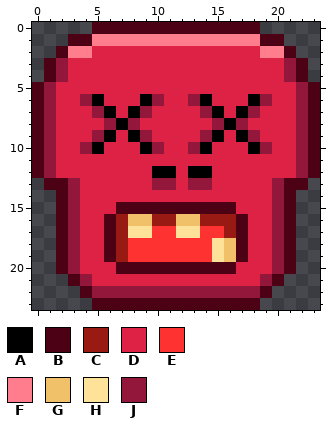
Pixel-art sprite -- assets/images/game/characters/trofey/TrophyRed_mini.png. This is how it looked before the edit.
The file is 24x24 pixels.
Palette (. is transparent): A #000000  B #4d0114  C #991a13  D #de2245  E #ff3232  F #ff7d8c  G #f1c169  H #ffe29a  J #93173b
Pixels before, first column x 0:
 0 .....BBBBBBBBBBBBBB.....
 1 ...BBFFFFFFFFFFFFFFBB...
 2 ..BFFDDDDDDDDDDDDDDFFB..
 3 .BJDDDDDDDDDDDDDDDDDDJB.
 4 .BJDDDDDDDDDDDDDDDDDDJB.
 5 BJDDDDDDDDDDDDDDDDDDDDJB
 6 BJDDJADDDAJDDJADDDAJDDJB
 7 BJDDDJADAJDDDDJADAJDDDJB
 8 BJDDDDJAJDDDDDDJAJDDDDJB
 9 BJDDDJADAJDDDDJADAJDDDJB
10 BJDDJADDDAJDDJADDDAJDDJB
11 BJDDDDDDDDDDDDDDDDDDDDJB
12 BJDDDDDDDDAADAADDDDDDDJB
13 .BBJDDDDDDJJDJJDDDDDJBB.
14 ..BJDDDDDDDDDDDDDDDDJB..
15 ..BJDDDBBBBBBBBBBDDDJB..
16 ..BJDDBCGGCCGGCCCBDDJB..
17 ..BJDDBCHHEEHHEECBDDJB..
18 ..BJDDBCEEEEEEEHGBDDJB..
19 ..BJDDBCEEEEEEEHGBDDJB..
20 ..BJDDDBBBBBBBBBBDDDJB..
21 ...BJDDDDDDDDDDDDDDJB...
22 ....BJJJJJJJJJJJJJJB....
23 .....BBBBBBBBBBBBBB.....
After the commit:
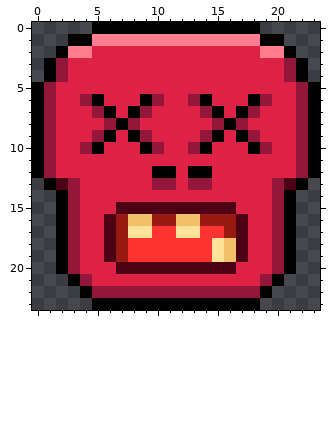
Difference:
Changed rows in their new state; - is an unchanged pixel.
first column x 0:
 0 -----AAAAAAAAAAAAAA-----
 1 ---AA--------------AA---
 2 --A------------------A--
 3 -A--------------------A-
 4 -A--------------------A-
 5 A----------------------A
 6 A----------------------A
 7 A----------------------A
 8 A----------------------A
 9 A----------------------A
10 A----------------------A
11 A----------------------A
12 A----------------------A
13 -A--------------------A-
14 --A------------------A--
15 --A------------------A--
16 --A------------------A--
17 --A------------------A--
18 --A------------------A--
19 --A------------------A--
20 --A------------------A--
21 ---A----------------A---
22 ----A--------------A----
23 -----AAAAAAAAAAAAAA-----
Boxes around the changes in both pictures, in picture pixels (x1, y1, x2, y2):
changed: (32, 22, 320, 310)
